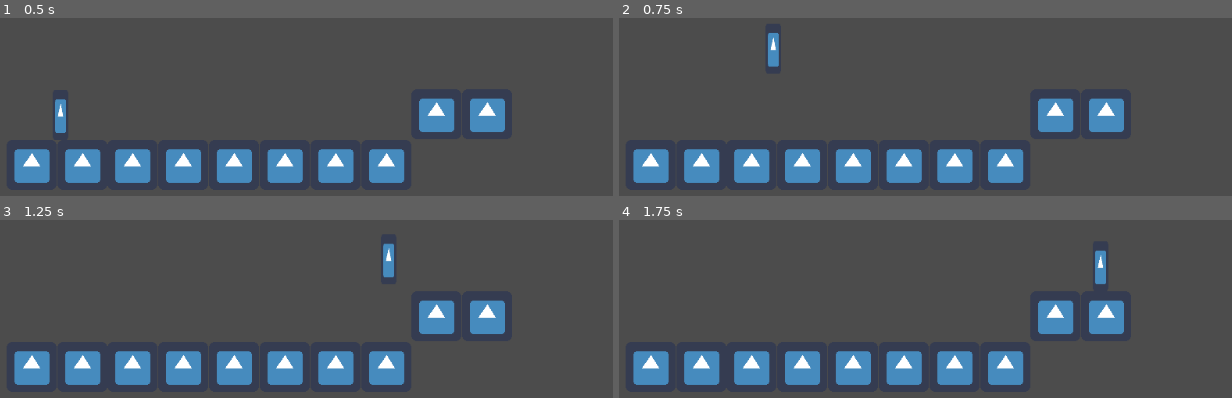
Above: before the commit, frames 1-4 (two rows, left to right).
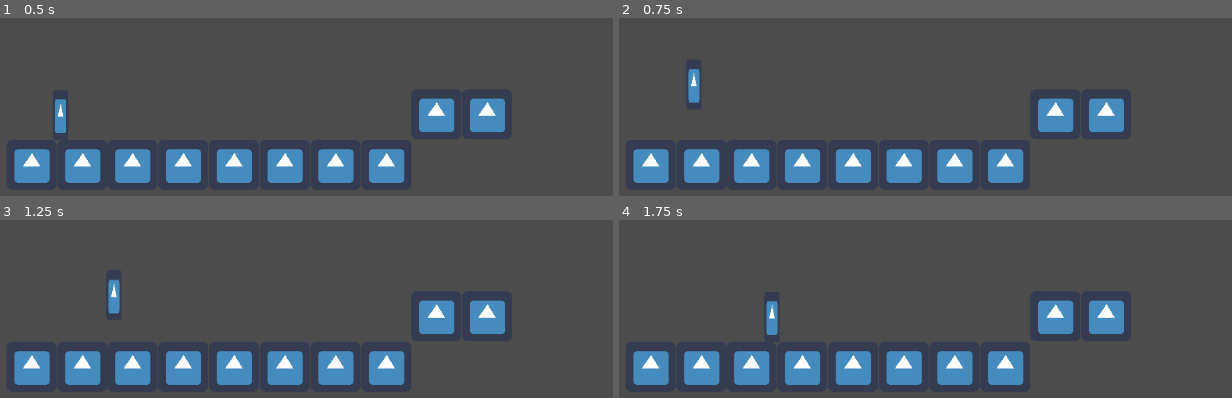
Above: after the commit, the same moments.

Repository: FavouredFool/special-disco
Game: Godot game, scene res://Scenes/Main.tscn
Two runs of this game, one before a commit and one after it. Both use one fixed random seed, a clock stepped at 60 frames per second and the inputs below. The engine's default icon, where the game draws it, is replaced by a stand-in: a white triangle on a blue panel in a dark square.
Inputs:
- Up to frame 1 (0.5 s): no input
- Up to frame 2 (0.75 s): tap Enter at 0.5 s; hold D (move_right) from 0.53 s (still down); tap Space (jump) at 0.6 s
- Up to frame 3 (1.25 s): keep holding D (move_right); tap Space (jump) at 0.77, 1.07 s
- Up to frame 4 (1.75 s): keep holding D (move_right); tap Space (jump) at 1.35, 1.52 s

Frame 1 is identical in both runs. In frame 2, 0.7% of the frame differs, in the area x 11-27%, y 8-48%; in frame 3, 0.7%, in the area x 17-65%, y 12-53%; in frame 4, 0.7%.

Commit message:
feat: Added Coyote-Time

Diff:
--- a/Scenes/Player.tscn
+++ b/Scenes/Player.tscn
@@ -8,6 +8,7 @@
 
 [node name="Player" type="KinematicBody2D"]
 script = ExtResource( 2 )
+speed = 100.0
 
 [node name="Sprite" type="Sprite" parent="."]
 position = Vector2( 9.53674e-07, 0 )
@@ -16,3 +17,9 @@
 
 [node name="CollisionShape2D" type="CollisionShape2D" parent="."]
 shape = SubResource( 1 )
+
+[node name="CoyoteTimer" type="Timer" parent="."]
+wait_time = 0.1
+one_shot = true
+
+[connection signal="timeout" from="CoyoteTimer" to="." method="_on_Timer_timeout"]
--- a/Scripts/PlayerScript.gd
+++ b/Scripts/PlayerScript.gd
@@ -1,33 +1,55 @@
 extends KinematicBody2D
 
+# onready
+onready var CoyoteTimer : Timer = $CoyoteTimer
 
+# constants
 const UP_DIRECTION : Vector2 = Vector2.UP
 
-export var speed : float = 600.0
+# export variables
+export var speed : float = 300.0
+export var jump_strength : float = 1000.0
+export var gravity : float = 4500.0
 
-export var jump_strength : float = 1500.0
-export var gravity :float = 4500.0
+# fields
+var _velocity : Vector2 = Vector2.ZERO
+var _jump_avaliable : bool
+var _horizontal_direction : float
+var _desires_jump : bool
 
-var _velocity : Vector2 = Vector2.ZERO
+func _process(delta):
+	_horizontal_direction = (
+		Input.get_action_strength("move_right") - Input.get_action_strength("move_left")
+	)
+
+	if not _desires_jump:
+		_desires_jump = Input.is_action_just_pressed("jump") and _jump_avaliable
 
 func _physics_process(delta:float) -> void:
-	var _horizontal_direction = (
-		Input.get_action_strength("move_right") - Input.get_action_strength("move_left")
-	)
 
 	_velocity.x = _horizontal_direction * speed
 	_velocity.y += gravity * delta
 
+	if is_on_floor():
+		_jump_avaliable = true
+	elif _jump_avaliable and CoyoteTimer.is_stopped():
+		CoyoteTimer.start()
+
 	# Get Key Information
 	var is_falling : bool = _velocity.y > 0.0 and not is_on_floor()
-	var is_jumping : bool = Input.is_action_just_pressed("jump") and is_on_floor()
+
 	var is_jump_cancelled : bool = Input.is_action_just_released("jump") and _velocity.y < 0.0
 	var is_idling : bool = is_on_floor() and is_zero_approx(_velocity.x)
 	var is_running : bool = is_on_floor() and not is_zero_approx(_velocity.x)
 
-	if is_jumping:
+	if _desires_jump:
 		_velocity.y = -jump_strength
+		_desires_jump = false
 	elif is_jump_cancelled:
 		_velocity.y = 0.0
 
 	_velocity = move_and_slide(_velocity, UP_DIRECTION)
+
+
+func _on_Timer_timeout():
+	_jump_avaliable = false
